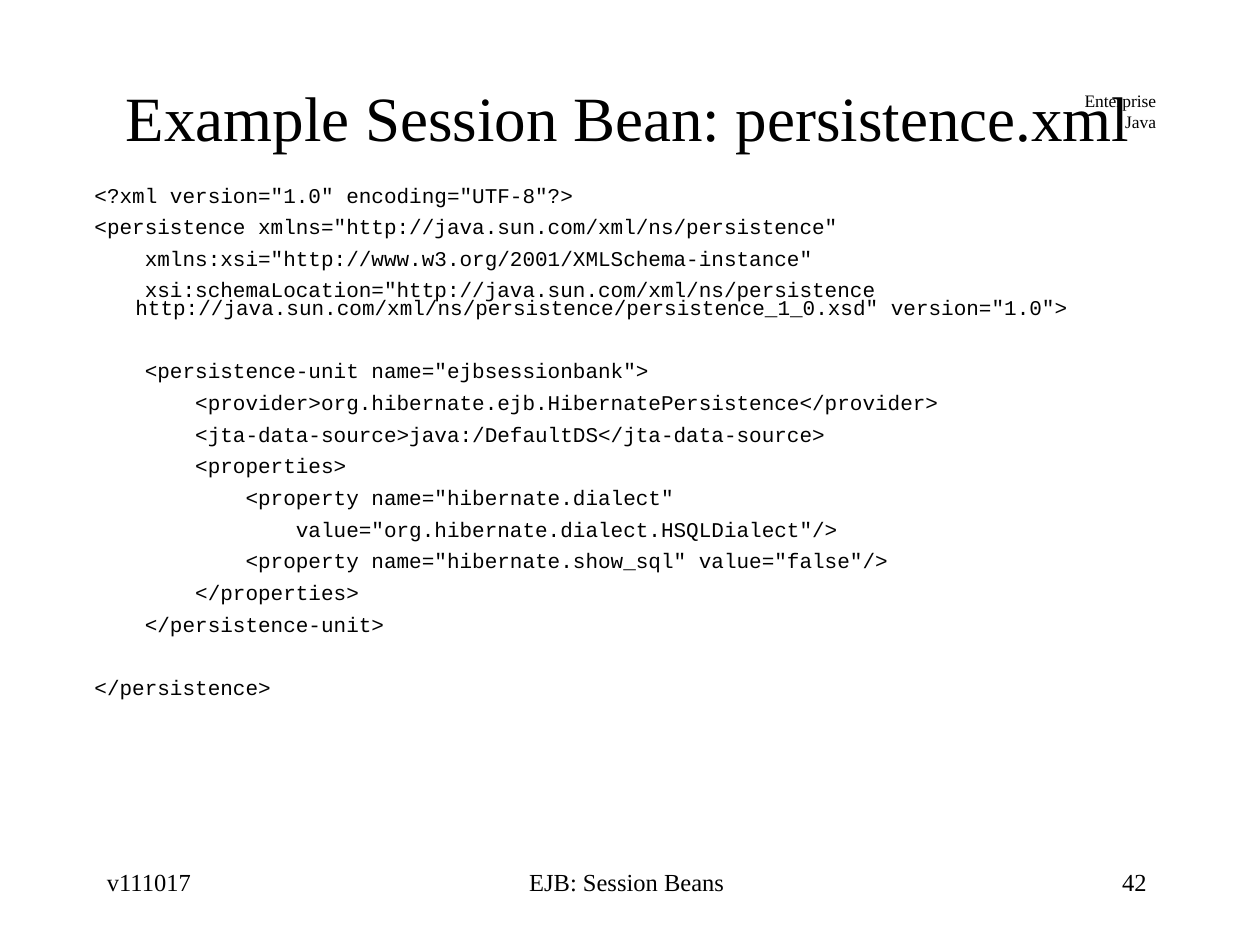
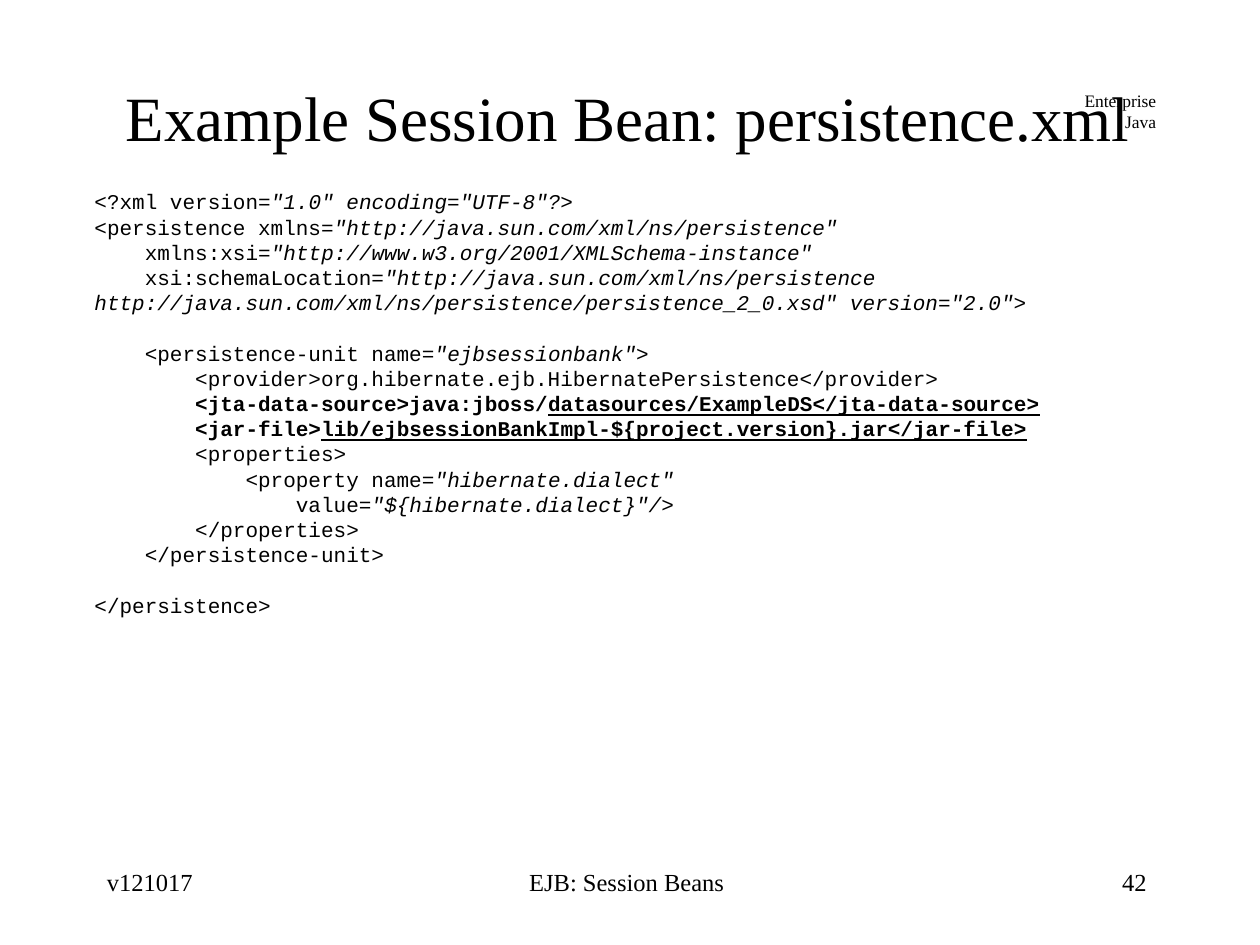
Before and after one commit to jcstaff/ejava-javaee, a slide deck: slide 42 of ejbsessionBank/src/site/resources/lectures/ejbSession.ppt. Drawn at 1260x945 pixels with LibreOffice and Linux fonts; fonts in the diff are those of the drawing. Boxes give left, top, right and bottom in pixels: in the first picture for what was removed or moved away, otherwise in the second. Text is boxed around its words. In the diff, an @@ line names an element or a change of style, - is before the commit and + after.

```diff
--- a/ejbsessionBank/src/site/resources/lectures/ejbSession.ppt
+++ b/ejbsessionBank/src/site/resources/lectures/ejbSession.ppt
@@ text at box(94, 194, 938, 618): italic on in "version="1.0" encoding="UTF-8"?>", "xmlns="http://java.sun.com/xml/ns/persistence"", "xmlns:xsi="http://www.w3.org/2001/XMLSchema-instance"", "name="ejbsessionbank">" and 1 more places; indent changed; line spacing 0.7 to 1; less space between paragraphs @@
@@ text at box(94, 270, 1026, 315): text changed; italic on @@
-xsi:schemaLocation="http://java.sun.com/xml/ns/persistence http://java.sun.com/xml/ns/persistence/persistence_1_0.xsd" version="1.0">
+xsi:schemaLocation="http://java.sun.com/xml/ns/persistence http://java.sun.com/xml/ns/persistence/persistence_2_0.xsd" version="2.0">
@@ text at box(195, 396, 1039, 441): text changed; bold on @@
-<jta-data-source>java:/DefaultDS</jta-data-source>
+<jta-data-source>java:jboss/datasources/ExampleDS</jta-data-source>
+<jar-file>lib/ejbsessionBankImpl-${project.version}.jar</jar-file>
@@ text at box(296, 497, 674, 517): text changed; italic on @@
-value="org.hibernate.dialect.HSQLDialect"/>
-<property name="hibernate.show_sql" value="false"/>
+value="${hibernate.dialect}"/>
@@ text at box(107, 874, 193, 892): text changed @@
-v111017
+v121017
```
Also in this commit, not shown: 56 other slides changed, 17 slides added, 20 slides removed, 3 other files.
